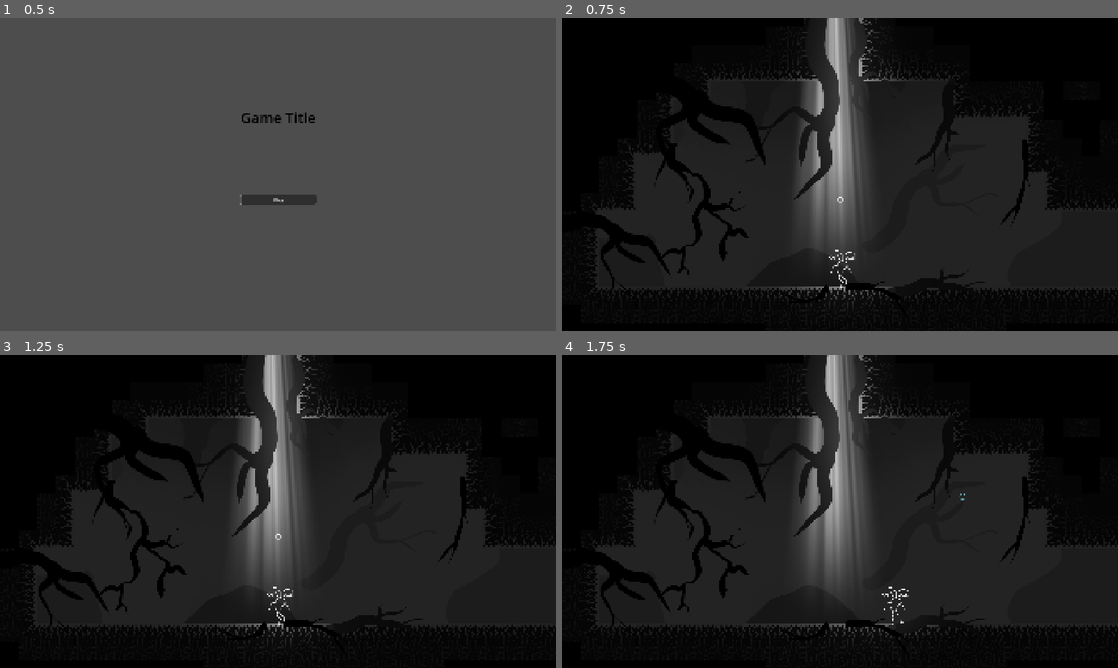
Above: before the commit, frames 1-4 (two rows, left to right).
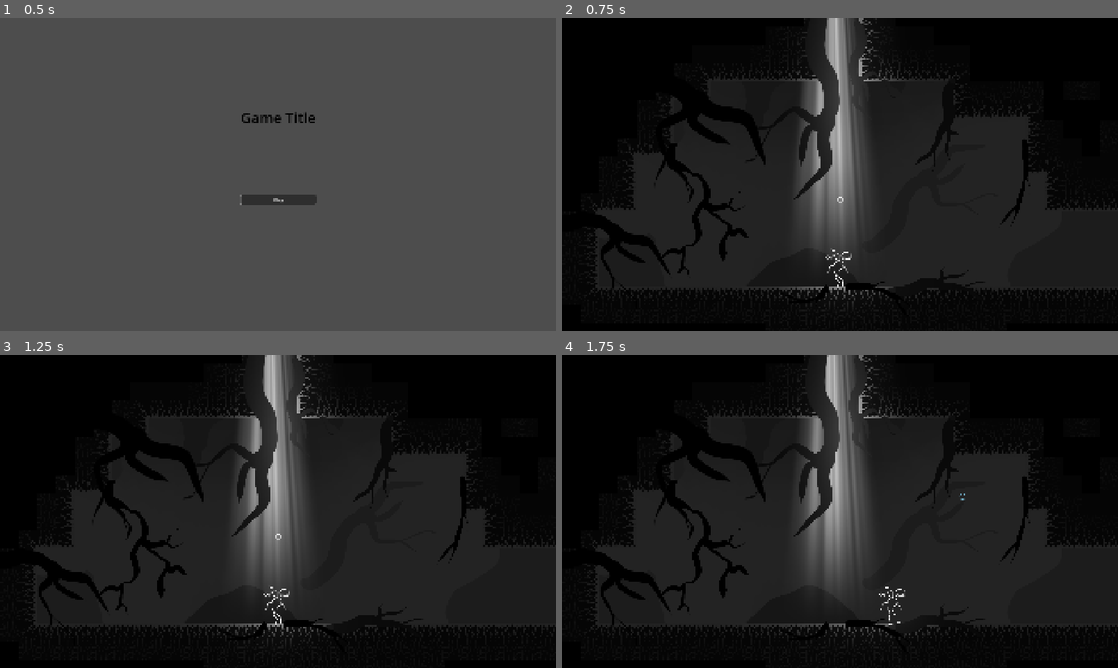
Above: after the commit, the same moments.

Repository: arceryz/LD57
Game: Godot game, scene res://scenes/main_menu/main_menu.tscn
Two runs of this game, one before a commit and one after it. Both use one fixed random seed, a clock stepped at 60 frames per second and the inputs below.
Inputs (mouse positions are in pixels of both pictures, inside the frame that each line leads up to):
- Up to frame 1 (0.5 s): no input
- Up to frame 2 (0.75 s): click "Play" at 0.5 s
- Up to frame 3 (1.25 s): no input
- Up to frame 4 (1.75 s): tap Enter (ui_accept) at 1.25 s; move the mouse to (962, 495) at 1.27 s; hold D (move_right) from 1.28 s (still down); right-click (962, 495) at 1.35 s; click (962, 495) at 1.52 s

Frame 1 is identical in both runs. In frame 2, 0.2% of the frame differs, in the area x 47-53%, y 73-87%; in frame 3, 0.2%; in frame 4, 0.2%.

Commit message:
Added Music

Diff:
--- /dev/null
+++ b/assets/audio-max/music/depths_anxiety_playlist.tres
@@ -0,0 +1,12 @@
+[gd_resource type="AudioStreamPlaylist" load_steps=4 format=3 uid="uid://krnji6gu16xq"]
+
+[ext_resource type="AudioStream" uid="uid://db1hycqb7f6br" path="res://assets/audio-max/music/Depths_Anxiety_Segment_A.ogg" id="1_f7kw0"]
+[ext_resource type="AudioStream" uid="uid://ckp4limbblci4" path="res://assets/audio-max/music/Depths_Anxiety_Segment_B.ogg" id="2_3rnvp"]
+[ext_resource type="AudioStream" uid="uid://btq746cefdclr" path="res://assets/audio-max/music/Depths_Anxiety_Segment_C.ogg" id="3_5u83m"]
+
+[resource]
+shuffle = true
+stream_count = 3
+stream_0 = ExtResource("1_f7kw0")
+stream_1 = ExtResource("2_3rnvp")
+stream_2 = ExtResource("3_5u83m")
--- /dev/null
+++ b/default_bus_layout.tres
@@ -0,0 +1,9 @@
+[gd_resource type="AudioBusLayout" format=3 uid="uid://64lg6xkhyme6"]
+
+[resource]
+bus/1/name = &"Music"
+bus/1/solo = false
+bus/1/mute = false
+bus/1/bypass_fx = false
+bus/1/volume_db = -4.76812
+bus/1/send = &"Master"
--- a/prefabs/anxiety_boss/anxiety_boss.gd
+++ b/prefabs/anxiety_boss/anxiety_boss.gd
@@ -6,6 +6,7 @@
 @export var StartArea: Area2D
 @onready var Sprite: AnimatedSprite2D = $Sprite
 @onready var Anim: AnimationPlayer = $Anim
+@onready var Music: AudioStreamPlayer = $BossMusic
 
 enum State {
 	WAITING,
@@ -31,11 +32,13 @@
 			progress += _delta * move_speed * stray
 			pass
 		State.DEATH:
+			Music["parameters/switch_to_clip"] = "Depths Anxiety Outro"
 			pass
 	pass
 
 func _on_area_body_entered(body: Node2D):
 	if body is PlayerC and state == State.WAITING:
+		$BossMusic.play()
 		Anim.play("wakeup")
 		await Anim.animation_finished
 		state = State.ACTIVE
--- a/prefabs/anxiety_boss/anxiety_boss.tscn
+++ b/prefabs/anxiety_boss/anxiety_boss.tscn
@@ -9,6 +9,11 @@
 [ext_resource type="Texture2D" uid="uid://d1w6bswev02cu" path="res://assets/art/anxiety_frames/anxiety6.tres" id="6_2mb5l"]
 [ext_resource type="Texture2D" uid="uid://cbc441pkjyp6f" path="res://assets/art/anxiety_frames/anxiety7.tres" id="7_ijos5"]
 [ext_resource type="Texture2D" uid="uid://de2qed13jvv4a" path="res://assets/light_shapes/light_defaulttres.tres" id="9_cdf38"]
+[ext_resource type="AudioStream" uid="uid://d3dnaaidacrnv" path="res://assets/audio-max/music/Depths_Anxiety_Intro.ogg" id="10_ydrr0"]
+[ext_resource type="AudioStream" uid="uid://db1hycqb7f6br" path="res://assets/audio-max/music/Depths_Anxiety_Segment_A.ogg" id="11_h5ags"]
+[ext_resource type="AudioStream" uid="uid://ckp4limbblci4" path="res://assets/audio-max/music/Depths_Anxiety_Segment_B.ogg" id="12_f7lfn"]
+[ext_resource type="AudioStream" uid="uid://btq746cefdclr" path="res://assets/audio-max/music/Depths_Anxiety_Segment_C.ogg" id="13_yhv3s"]
+[ext_resource type="AudioStream" uid="uid://dhwsh2ondi1a4" path="res://assets/audio-max/music/Depths_Anxiety_Outro.ogg" id="14_33rep"]
 
 [sub_resource type="SpriteFrames" id="SpriteFrames_d0fio"]
 animations = [{
@@ -176,6 +181,36 @@
 &"wakeup": SubResource("Animation_kau3k")
 }
 
+[sub_resource type="AudioStreamInteractive" id="AudioStreamInteractive_7kwoe"]
+clip_count = 5
+clip_0/name = &"Depths Anxiety Intro"
+clip_0/stream = ExtResource("10_ydrr0")
+clip_0/auto_advance = 1
+clip_0/next_clip = 1
+clip_1/name = &"Depths Anxiety Segment A"
+clip_1/stream = ExtResource("11_h5ags")
+clip_1/auto_advance = 1
+clip_1/next_clip = 2
+clip_2/name = &"Depths Anxiety Segment B"
+clip_2/stream = ExtResource("12_f7lfn")
+clip_2/auto_advance = 1
+clip_2/next_clip = 3
+clip_3/name = &"Depths Anxiety Segment C"
+clip_3/stream = ExtResource("13_yhv3s")
+clip_3/auto_advance = 1
+clip_3/next_clip = 1
+clip_4/name = &"Depths Anxiety Outro"
+clip_4/stream = ExtResource("14_33rep")
+clip_4/auto_advance = 0
+_transitions = {
+Vector2i(-1, 4): {
+"fade_beats": 1.0,
+"fade_mode": 4,
+"from_time": 2,
+"to_time": 1
+}
+}
+
 [node name="AnxietyBoss" type="PathFollow2D"]
 script = ExtResource("1_kau3k")
 
@@ -198,3 +233,6 @@
 scale = Vector2(33.9687, 26.6406)
 energy = 3.0
 texture = ExtResource("9_cdf38")
+
+[node name="BossMusic" type="AudioStreamPlayer" parent="."]
+stream = SubResource("AudioStreamInteractive_7kwoe")
--- a/prefabs/light_orb/light_orb.gd
+++ b/prefabs/light_orb/light_orb.gd
@@ -48,6 +48,14 @@
 		State.ANCHORED:
 			pass
 
+func pickup():
+	if Engine.is_editor_hint():return
+	%OrbLoop.stop()
+	%OrbPickup.play()
+	await get_tree().create_timer(2).timeout
+	%Response.play()
+
+
 func process_hover(delta):
 	time += delta * hover_speed
 	Sprite.position.x = hover_radius * hover_pattern.get_noise_1d(time+500.0)
--- a/prefabs/light_orb/light_orb.tscn
+++ b/prefabs/light_orb/light_orb.tscn
@@ -1,8 +1,12 @@
-[gd_scene load_steps=7 format=3 uid="uid://dq45dri0s7nq4"]
+[gd_scene load_steps=12 format=3 uid="uid://dq45dri0s7nq4"]
 
 [ext_resource type="Script" uid="uid://biks42v5yaqkl" path="res://prefabs/light_orb/light_orb.gd" id="1_ai561"]
 [ext_resource type="FastNoiseLite" uid="uid://ctf811v3n3hvq" path="res://assets/noise/noise_orb_hover.tres" id="2_xinsc"]
 [ext_resource type="Texture2D" uid="uid://de2qed13jvv4a" path="res://assets/light_shapes/light_defaulttres.tres" id="3_h1q02"]
+[ext_resource type="AudioStream" uid="uid://bubnpsng2liik" path="res://assets/audio-max/sound/Depths_Orb_Ambience_Loop.ogg" id="4_eo0er"]
+[ext_resource type="AudioStream" uid="uid://cm08mkuw07ycn" path="res://assets/audio-max/sound/Depths_Orb_Collect.ogg" id="5_24bay"]
+[ext_resource type="AudioStream" uid="uid://tfayl3klx6sm" path="res://assets/audio-max/music/Depths_Anxiety_Orb_Response_A.ogg" id="6_63u2b"]
+[ext_resource type="AudioStream" uid="uid://bigx815t4taa2" path="res://assets/audio-max/music/Depths_Anxiety_Orb_Response_B.ogg" id="7_uvyfo"]
 
 [sub_resource type="Gradient" id="Gradient_7ll3s"]
 offsets = PackedFloat32Array(0.311688, 0.844156)
@@ -19,6 +23,11 @@
 [sub_resource type="CircleShape2D" id="CircleShape2D_nji22"]
 radius = 32.0
 
+[sub_resource type="AudioStreamRandomizer" id="AudioStreamRandomizer_u4uic"]
+streams_count = 2
+stream_0/stream = ExtResource("6_63u2b")
+stream_1/stream = ExtResource("7_uvyfo")
+
 [node name="LightOrb" type="Area2D"]
 script = ExtResource("1_ai561")
 fly_speed = 1500.0
@@ -28,7 +37,7 @@
 
 [node name="Sprite" type="Sprite2D" parent="."]
 z_index = 2
-position = Vector2(7.6252, -15.9071)
+position = Vector2(-18.3077, -11.2691)
 texture = SubResource("GradientTexture2D_ai561")
 
 [node name="Shape" type="CollisionShape2D" parent="."]
@@ -39,3 +48,20 @@
 scale = Vector2(4.57812, 4.0625)
 energy = 2.0
 texture = ExtResource("3_h1q02")
+
+[node name="Audio" type="Node2D" parent="."]
+
+[node name="OrbLoop" type="AudioStreamPlayer2D" parent="Audio"]
+unique_name_in_owner = true
+stream = ExtResource("4_eo0er")
+autoplay = true
+attenuation = 0.761487
+
+[node name="OrbPickup" type="AudioStreamPlayer2D" parent="Audio"]
+unique_name_in_owner = true
+stream = ExtResource("5_24bay")
+
+[node name="Response" type="AudioStreamPlayer" parent="Audio"]
+unique_name_in_owner = true
+stream = SubResource("AudioStreamRandomizer_u4uic")
+bus = &"Music"
--- a/prefabs/player/orb_holder.gd
+++ b/prefabs/player/orb_holder.gd
@@ -73,6 +73,7 @@
 		reposition_start_points.append(Vector2.ZERO)
 		all_collected_orbs.append(neworb)
 		neworb.finished_activation.connect(receive_orb)
+		neworb.pickup()
 
 	neworb.target_node = self
 	neworb.state = LightOrbC.State.ANCHORED
--- a/prefabs/player/player.tscn
+++ b/prefabs/player/player.tscn
@@ -125,3 +125,6 @@
 animation = &"walk"
 autoplay = "walk"
 frame_progress = 0.314158
+
+[node name="AudioListener2D" type="AudioListener2D" parent="."]
+current = true
--- a/scenes/levels/level_1.tscn
+++ b/scenes/levels/level_1.tscn
@@ -17,6 +17,7 @@
 [ext_resource type="PackedScene" uid="uid://by5gxb0n020ns" path="res://prefabs/anxiety_boss/anxiety_boss.tscn" id="12_mm8aj"]
 [ext_resource type="Texture2D" uid="uid://de2qed13jvv4a" path="res://assets/light_shapes/light_defaulttres.tres" id="13_dnkej"]
 [ext_resource type="Texture2D" uid="uid://cqqicjedcq2av" path="res://assets/art/LightestTree4_bg.png" id="13_mkypq"]
+[ext_resource type="AudioStream" uid="uid://bk6ehgu6aq7wp" path="res://assets/audio-max/music/Depths_Opening.ogg" id="18_np2pn"]
 
 [sub_resource type="RectangleShape2D" id="RectangleShape2D_qwpqx"]
 size = Vector2(1920, 1080)
@@ -1157,7 +1158,7 @@
 [node name="Entities" type="Node" parent="."]
 
 [node name="Player" parent="Entities" instance=ExtResource("2_6iamk")]
-position = Vector2(-1919, 841)
+position = Vector2(-1931, 829)
 flap_winddown = 0.4
 flap_duration = 0.0
 
@@ -1225,3 +1226,10 @@
 shape = SubResource("CircleShape2D_iav0o")
 debug_color = Color(0, 0.6, 0.7, 0)
 metadata/_edit_lock_ = true
+
+[node name="Music" type="Node" parent="."]
+
+[node name="Opening" type="AudioStreamPlayer" parent="Music"]
+stream = ExtResource("18_np2pn")
+autoplay = true
+bus = &"Music"
Not shown, added: assets/audio-max/music/Depths_Anxiety_Intro.ogg.import
Not shown, added: assets/audio-max/music/Depths_Anxiety_Orb_Response_A.ogg.import
Not shown, added: assets/audio-max/music/Depths_Anxiety_Orb_Response_B.ogg.import
Not shown, added: assets/audio-max/music/Depths_Anxiety_Outro.ogg.import
Not shown, added: assets/audio-max/music/Depths_Anxiety_Segment_A.ogg.import
Not shown, added: assets/audio-max/music/Depths_Anxiety_Segment_B.ogg.import
Not shown, added: assets/audio-max/music/Depths_Anxiety_Segment_C.ogg.import
Not shown, added: assets/audio-max/music/Depths_Opening.ogg.import
Not shown, added: assets/audio-max/music/Depths_Silence_140BPM.ogg.import
Not shown, added: assets/audio-max/sound/Depths_Orb_Ambience_Loop.ogg.import
Not shown, added: assets/audio-max/sound/Depths_Orb_Collect.ogg.import
Not shown: 1 places in prefabs/anxiety_boss/anxiety_boss.tscn that only renumber resources
(and 12 more such lines)
